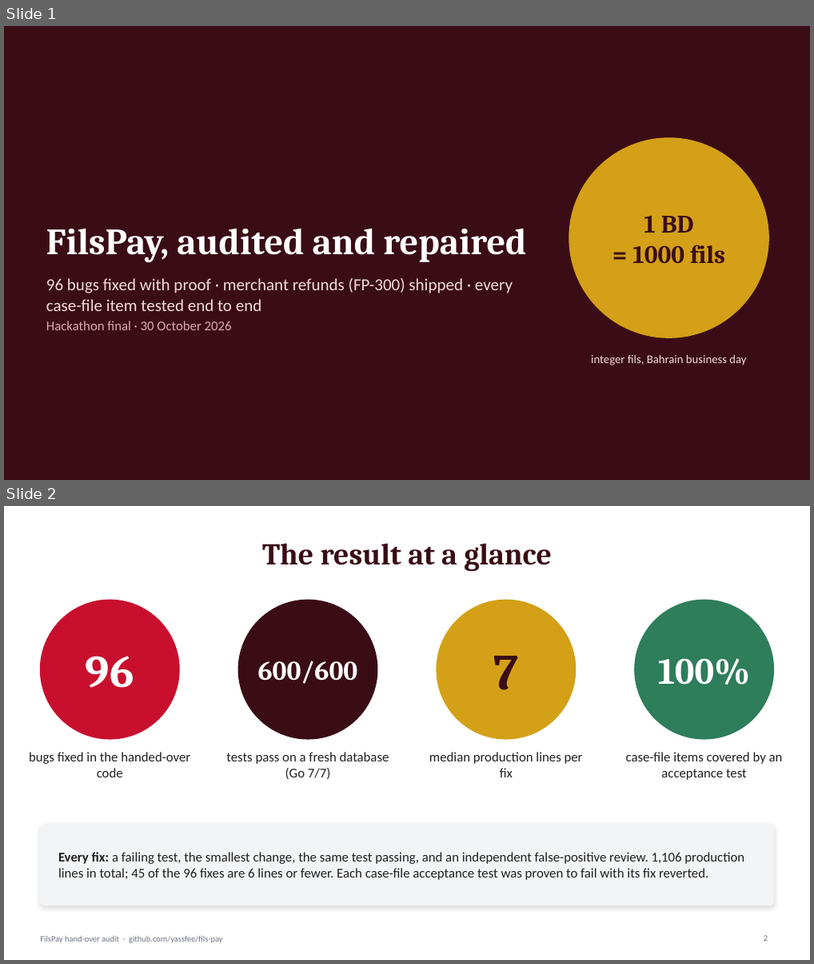
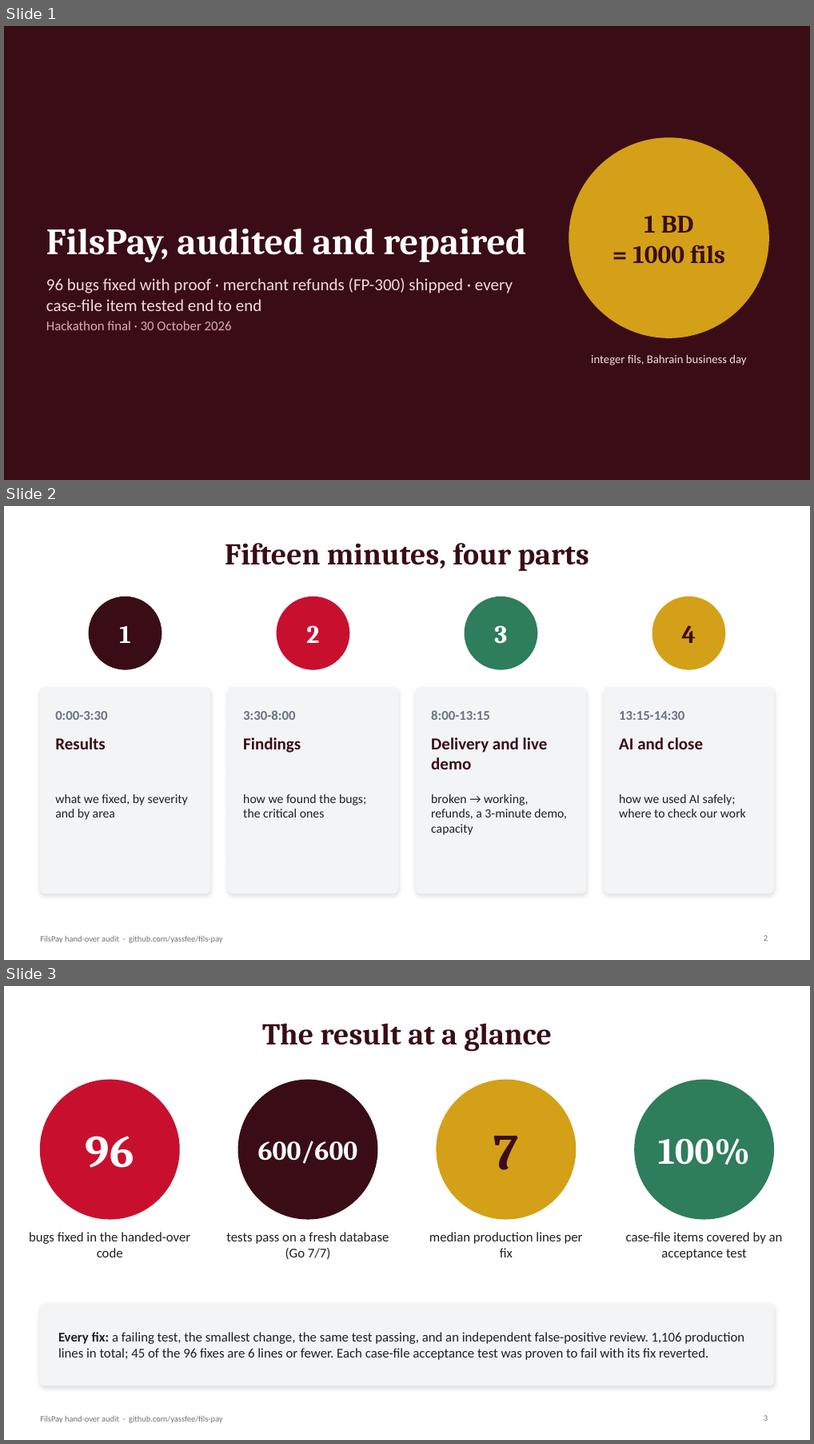
Before and after one commit to yassfee/fils-pay, a slide deck: docs/presentation/FilsPay-final.pptx. Shown one above the other, each under a label of ours: slides 1 and 2 before the commit, slides 1, 2 and 3 after it. The pictures are 814x964 and 814x1444 pixels, drawn with LibreOffice and Linux fonts; fonts in the diff are those of the drawing. Boxes give left, top, right and bottom in pixels: in the first picture for what was removed or moved away, otherwise in the second. Text is boxed around its words. In the diff, an @@ line names an element or a change of style, - is before the commit and + after.

```diff
--- a/docs/presentation/FilsPay-final.pptx
+++ b/docs/presentation/FilsPay-final.pptx
@@ slide 2 added at (4,506,810,960), background #FFFFFF; not listed: 1 template element that a slide beside it also shows @@
@@ title added at (225,543,590,571), 36 pt, text #3A0D16, bold @@
+Fifteen minutes, four parts
@@ ellipse added at (89,596,162,669), fill #3A0D16, outline #3A0D16 1 pt @@
@@ ellipse added at (277,596,350,669), fill #C8102E, outline #C8102E 1 pt @@
@@ ellipse added at (465,596,538,669), fill #2E7D5B, outline #2E7D5B 1 pt @@
@@ ellipse added at (653,596,726,669), fill #D4A017, outline #D4A017 1 pt @@
@@ text added at (306,625,319,643), 30 pt, text #FFFFFF, bold @@
+2
@@ text added at (494,625,507,644), 30 pt, text #FFFFFF, bold @@
+3
@@ text added at (682,625,696,643), 30 pt, text #3A0D16, bold @@
+4
@@ text added at (119,626,130,643), 30 pt, text #FFFFFF, bold @@
+1
@@ rounded rectangle added at (40,688,210,893), fill #F3F4F6, outline #F3F4F6 1 pt @@
@@ rounded rectangle added at (229,688,398,893), fill #F3F4F6, outline #F3F4F6 1 pt @@
@@ rounded rectangle added at (417,688,586,893), fill #F3F4F6, outline #F3F4F6 1 pt @@
@@ rounded rectangle added at (604,688,774,893), fill #F3F4F6, outline #F3F4F6 1 pt @@
@@ text added at (55,711,107,720), 16 pt, text #6B7280, bold @@
+0:00-3:30
@@ text added at (243,710,295,720), 16 pt, text #6B7280, bold @@
+3:30-8:00
@@ text added at (431,710,490,720), 16 pt, text #6B7280, bold @@
+8:00-13:15
@@ text added at (619,711,685,720), 16 pt, text #6B7280, bold @@
+13:15-14:30
@@ text added at (55,737,106,749), 20 pt, text #3A0D16, bold @@
+Results
@@ text added at (243,737,301,752), 20 pt, text #3A0D16, bold @@
+Findings
@@ text added at (431,737,548,769), 20 pt, text #3A0D16, bold @@
+Delivery and live demo
@@ text added at (619,737,703,749), 20 pt, text #3A0D16, bold @@
+AI and close
@@ text added at (55,794,188,820), 15 pt, text #1F1F24 @@
+what we fixed, by severity and by area
@@ text added at (243,794,366,817), 15 pt, text #1F1F24 @@
+how we found the bugs; the critical ones
@@ text added at (431,794,567,835), 15 pt, text #1F1F24 @@
+broken → working, refunds, a 3-minute demo, capacity
@@ text added at (619,794,746,817), 15 pt, text #1F1F24 @@
+how we used AI safely; where to check our work
@@ page number added at (764,935,768,940), 10 pt, text #6B7280 @@
+2
@@ what was slide 2 is now slide 3 @@
```
Also in this commit, not shown: 5 slides changed, 2 other files.
